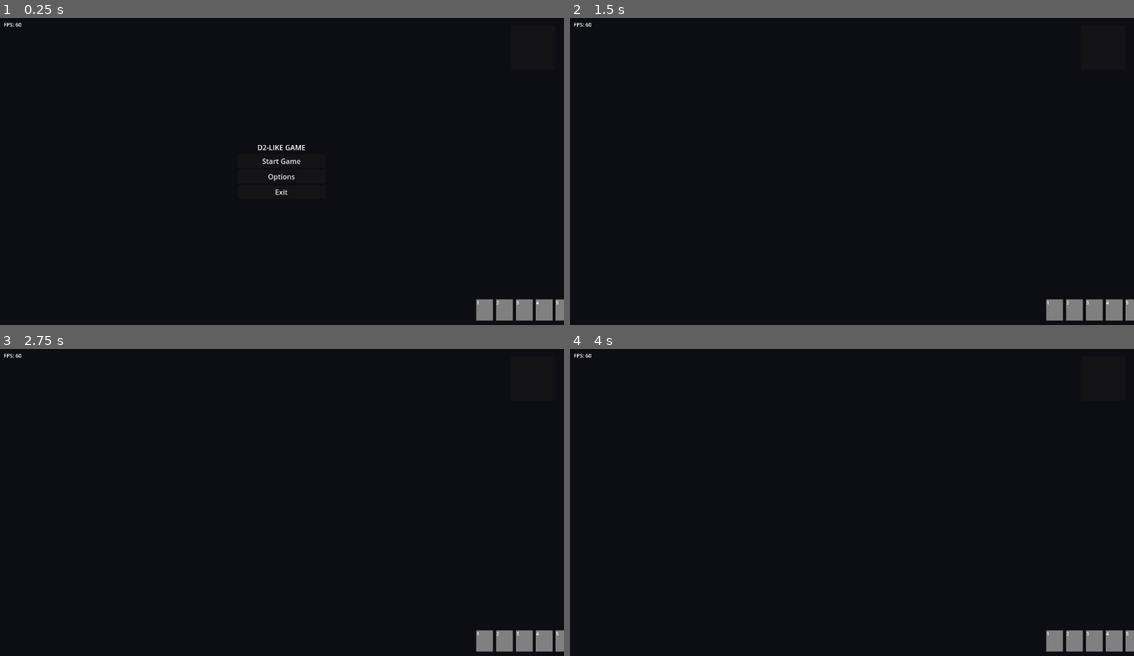
Above: before the commit, frames 1-4 (two rows, left to right).
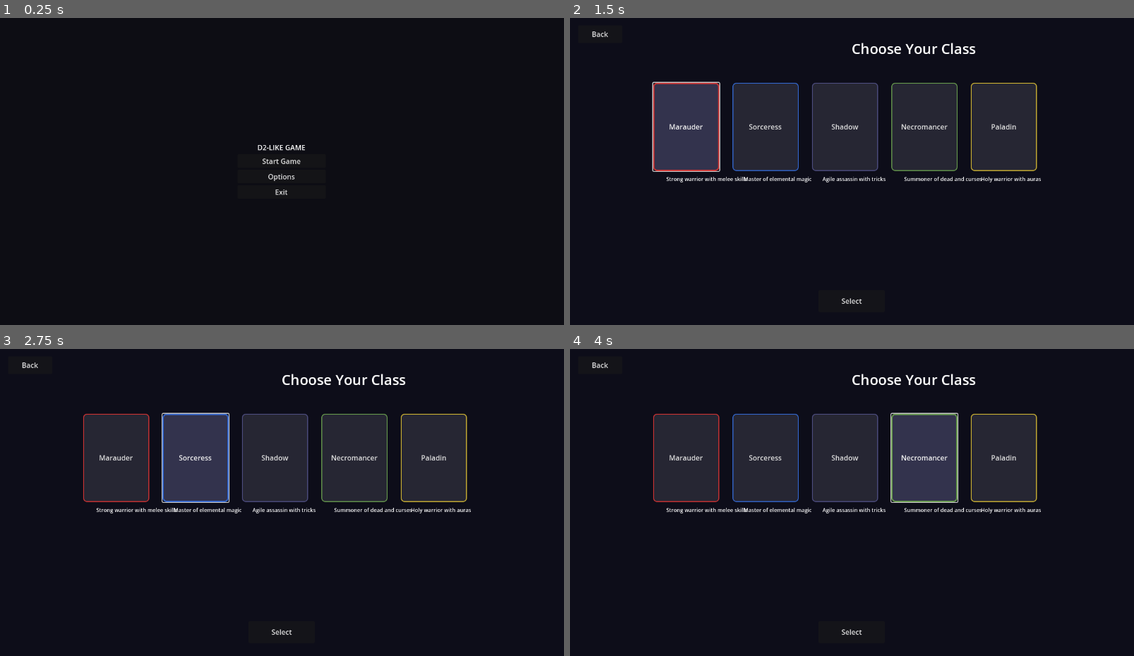
Above: after the commit, the same moments.

Repository: desdae/d2like-openhands
Game: Godot game, scene res://src/world/main_menu.tscn
Two runs of this game, one before a commit and one after it. Both use one fixed random seed, a clock stepped at 60 frames per second and the inputs below.
Inputs (mouse positions are in pixels of both pictures, inside the frame that each line leads up to):
- Up to frame 1 (0.25 s): no input
- Up to frame 2 (1.5 s): click "Start Game" at 0.5 s; click (688, 125) at 1.25 s, where only the run after the commit has a clickable "Marauder"
- Up to frame 3 (2.75 s): click (197, 456) at 2 s, where only the run after the commit has a clickable "Sorceress"
- Up to frame 4 (4 s): click (846, 456) at 2.75 s, where only the run after the commit has a clickable "Shadow"; click (925, 456) at 3.5 s, where only the run after the commit has a clickable "Necromancer"

The runs differ from the first frame. In frame 1, 1.0% of the frame differs, in the area x 0-100%, y 1-99%; in frame 2, 19%; in frame 3, 19%; in frame 4, 19%.
Error after the commit: Parse Error: Function "get_viewport_rect()" not found in base self. (res://src/ui/ui_manager.gd:75)

Commit message:
Add character selection screen and fix HUD layout
- Add CharacterSelect scene with 5 classes
- Fix HUD bars to use viewport-relative positions
- Center action bar at bottom
- Add selected_class to GameManager

Diff:
--- a/src/core/game_manager.gd
+++ b/src/core/game_manager.gd
@@ -28,6 +28,7 @@
 var current_difficulty: Difficulty = Difficulty.NORMAL
 var is_multiplayer: bool = false
 var players_in_game: int = 1
+var selected_class: int = 0
 var game_time: float = 0.0
 var gold_dropped_on_death: int = 0
 
--- a/src/ui/ui_manager.gd
+++ b/src/ui/ui_manager.gd
@@ -71,26 +71,29 @@
     hud.set_anchors_preset(Control.PRESET_FULL_RECT)
     hud.mouse_filter = Control.MOUSE_FILTER_IGNORE
 
+    # Get viewport size
+    var viewport_size = get_viewport_rect().size
+
     # Health bar (bottom left)
-    var hp_bar = _create_bar("hp_bar", Color(0.8, 0.1, 0.1), Vector2(20, -100), Vector2(200, 20))
+    var hp_bar = _create_bar("hp_bar", Color(0.8, 0.1, 0.1), Vector2(20, viewport_size.y - 140), Vector2(200, 20))
     hud.add_child(hp_bar)
 
     # Mana bar (below HP)
-    var mp_bar = _create_bar("mp_bar", Color(0.1, 0.2, 0.8), Vector2(20, -75), Vector2(200, 20))
+    var mp_bar = _create_bar("mp_bar", Color(0.1, 0.2, 0.8), Vector2(20, viewport_size.y - 115), Vector2(200, 20))
     hud.add_child(mp_bar)
 
     # Stamina bar (below Mana)
-    var stam_bar = _create_bar("stamina_bar", Color(0.3, 0.7, 0.2), Vector2(20, -50), Vector2(200, 20))
+    var stam_bar = _create_bar("stamina_bar", Color(0.3, 0.7, 0.2), Vector2(20, viewport_size.y - 90), Vector2(200, 20))
     hud.add_child(stam_bar)
 
-    # Experience bar (bottom)
-    var xp_bar = _create_bar("xp_bar", Color(0.7, 0.5, 0.1), Vector2(20, -25), Vector2(400, 10))
+    # Experience bar (above HP bar)
+    var xp_bar = _create_bar("xp_bar", Color(0.7, 0.5, 0.1), Vector2(20, viewport_size.y - 165), Vector2(400, 10))
     hud.add_child(xp_bar)
 
     # Gold display
     var gold_label = Label.new()
     gold_label.name = "gold_label"
-    gold_label.position = Vector2(20, -140)
+    gold_label.position = Vector2(20, viewport_size.y - 180)
     gold_label.text = "Gold: 0"
     gold_label.add_theme_font_size_override("font_size", 16)
     hud.add_child(gold_label)
@@ -98,7 +101,7 @@
     # Level display
     var level_label = Label.new()
     level_label.name = "level_label"
-    level_label.position = Vector2(240, -95)
+    level_label.position = Vector2(240, viewport_size.y - 135)
     level_label.text = "Lv. 1"
     level_label.add_theme_font_size_override("font_size", 20)
     hud.add_child(level_label)
@@ -113,8 +116,9 @@
 
     # Action bar (bottom center)
     var action_bar = _create_action_bar()
-    action_bar.position = Vector2(-200, -80)
-    action_bar.set_anchors_preset(Control.PRESET_BOTTOM_RIGHT)
+    action_bar.set_anchors_preset(Control.PRESET_HORIZONTAL_CENTER)
+    action_bar.position = Vector2(viewport_size.x / 2 - 200, viewport_size.y - 60)
+    action_bar.size = Vector2(400, 50)
     hud.add_child(action_bar)
 
     # FPS counter (top left, debug)
--- /dev/null
+++ b/src/world/character_select.gd
@@ -0,0 +1,101 @@
+## CharacterSelect.gd
+## Character class selection screen
+
+extends Control
+
+signal class_selected(class_type: int)
+
+var classes = [
+    {"id": 0, "name": "Marauder", "desc": "Strong warrior with melee skills", "color": Color(0.8, 0.2, 0.2)},
+    {"id": 1, "name": "Sorceress", "desc": "Master of elemental magic", "color": Color(0.2, 0.4, 0.8)},
+    {"id": 2, "name": "Shadow", "desc": "Agile assassin with tricks", "color": Color(0.3, 0.3, 0.5)},
+    {"id": 3, "name": "Necromancer", "desc": "Summoner of dead and curses", "color": Color(0.4, 0.6, 0.3)},
+    {"id": 4, "name": "Paladin", "desc": "Holy warrior with auras", "color": Color(0.8, 0.7, 0.2)},
+]
+
+var selected_class: int = 0
+
+func _ready() -> void:
+    _create_ui()
+
+func _create_ui() -> void:
+    # Background
+    var bg = ColorRect.new()
+    bg.color = Color(0.05, 0.05, 0.1, 0.95)
+    bg.set_anchors_preset(Control.PRESET_FULL_RECT)
+    add_child(bg)
+
+    # Title
+    var title = Label.new()
+    title.text = "Choose Your Class"
+    title.set_anchors_preset(Control.PRESET_CENTER_TOP)
+    title.position = Vector2(0, 50)
+    title.horizontal_alignment = HORIZONTAL_ALIGNMENT_CENTER
+    title.add_theme_font_size_override("font_size", 32)
+    add_child(title)
+
+    # Class buttons
+    var spacing = 180
+    var start_x = get_viewport_rect().size.x / 2 - (classes.size() * spacing) / 2
+
+    for i in range(classes.size()):
+        var cls = classes[i]
+        var btn = Button.new()
+        btn.text = cls["name"]
+        btn.position = Vector2(start_x + i * spacing, 150)
+        btn.size = Vector2(150, 200)
+        btn.pressed.connect(_on_class_selected.bind(i))
+
+        # Style
+        var style = StyleBoxFlat.new()
+        style.bg_color = Color(0.15, 0.15, 0.2)
+        style.border_color = cls["color"]
+        style.set_border_width_all(2)
+        style.set_corner_radius_all(8)
+        btn.add_theme_stylebox_override("normal", style)
+
+        var style_hover = StyleBoxFlat.new()
+        style_hover.bg_color = Color(0.2, 0.2, 0.3)
+        style_hover.border_color = cls["color"]
+        style_hover.set_border_width_all(3)
+        style_hover.set_corner_radius_all(8)
+        btn.add_theme_stylebox_override("hover", style_hover)
+
+        add_child(btn)
+
+        # Description
+        var desc = Label.new()
+        desc.text = cls["desc"]
+        desc.position = Vector2(start_x + i * spacing, 360)
+        desc.size = Vector2(150, 60)
+        desc.horizontal_alignment = HORIZONTAL_ALIGNMENT_CENTER
+        desc.add_theme_font_size_override("font_size", 12)
+        add_child(desc)
+
+    # Select button
+    var select_btn = Button.new()
+    select_btn.text = "Select"
+    select_btn.set_anchors_preset(Control.PRESET_CENTER_BOTTOM)
+    select_btn.position = Vector2(-75, -100)
+    select_btn.size = Vector2(150, 50)
+    select_btn.pressed.connect(_on_select_pressed)
+    add_child(select_btn)
+
+    # Back button
+    var back_btn = Button.new()
+    back_btn.text = "Back"
+    back_btn.position = Vector2(20, 20)
+    back_btn.size = Vector2(100, 40)
+    back_btn.pressed.connect(_on_back_pressed)
+    add_child(back_btn)
+
+func _on_class_selected(class_id: int) -> void:
+    selected_class = class_id
+
+func _on_select_pressed() -> void:
+    # Store selected class in GameManager
+    GameManager.selected_class = selected_class
+    get_tree().change_scene_to_file("res://src/world/game.tscn")
+
+func _on_back_pressed() -> void:
+    get_tree().change_scene_to_file("res://src/world/main_menu.tscn")
--- /dev/null
+++ b/src/world/character_select.tscn
@@ -0,0 +1,12 @@
+[gd_scene load_steps=2 format=3 uid="uid://cx3y5z6w7a8b"]
+
+[ext_resource type="Script" path="res://src/world/character_select.gd" id="1_char_select"]
+
+[node name="CharacterSelect" type="Control"]
+layout_mode = 3
+anchors_preset = 15
+anchor_right = 1.0
+anchor_bottom = 1.0
+grow_horizontal = 2
+grow_vertical = 2
+script = ExtResource("1_char_select")
--- a/src/world/game.gd
+++ b/src/world/game.gd
@@ -8,6 +8,7 @@
 @onready var world_tilemap: TileMapLayer
 
 var input_enabled: bool = true
+var selected_class: int = 0
 
 func _ready() -> void:
     GameManager.set_game_state(GameManager.GameState.PLAYING)
@@ -16,8 +17,8 @@
     WorldManager.generate_world(1)
     WorldManager.enter_zone("town")
 
-    # Create player
-    var player_data = PlayerManager.create_player(PlayerManager.CharacterClass.MARAUDER, "Hero")
+    # Create player with selected class
+    var player_data = PlayerManager.create_player(GameManager.selected_class, "Hero")
     _create_player_character(player_data)
 
     # Connect signals
--- a/src/world/main_menu.gd
+++ b/src/world/main_menu.gd
@@ -8,7 +8,7 @@
     pass
 
 func _on_start_game_pressed() -> void:
-    get_tree().change_scene_to_file("res://src/world/game.tscn")
+    get_tree().change_scene_to_file("res://src/world/character_select.tscn")
 
 func _on_options_pressed() -> void:
     pass  # TODO
